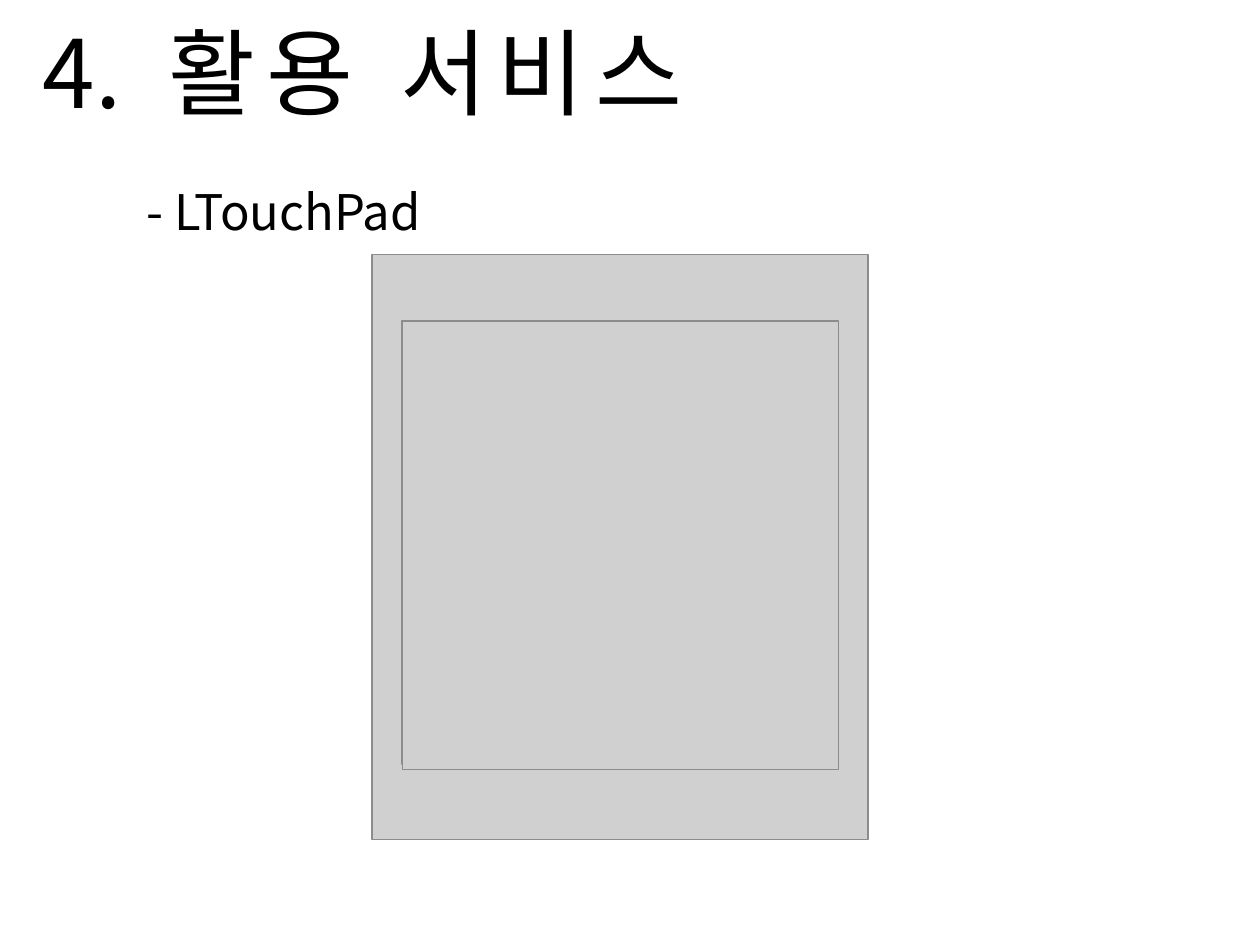
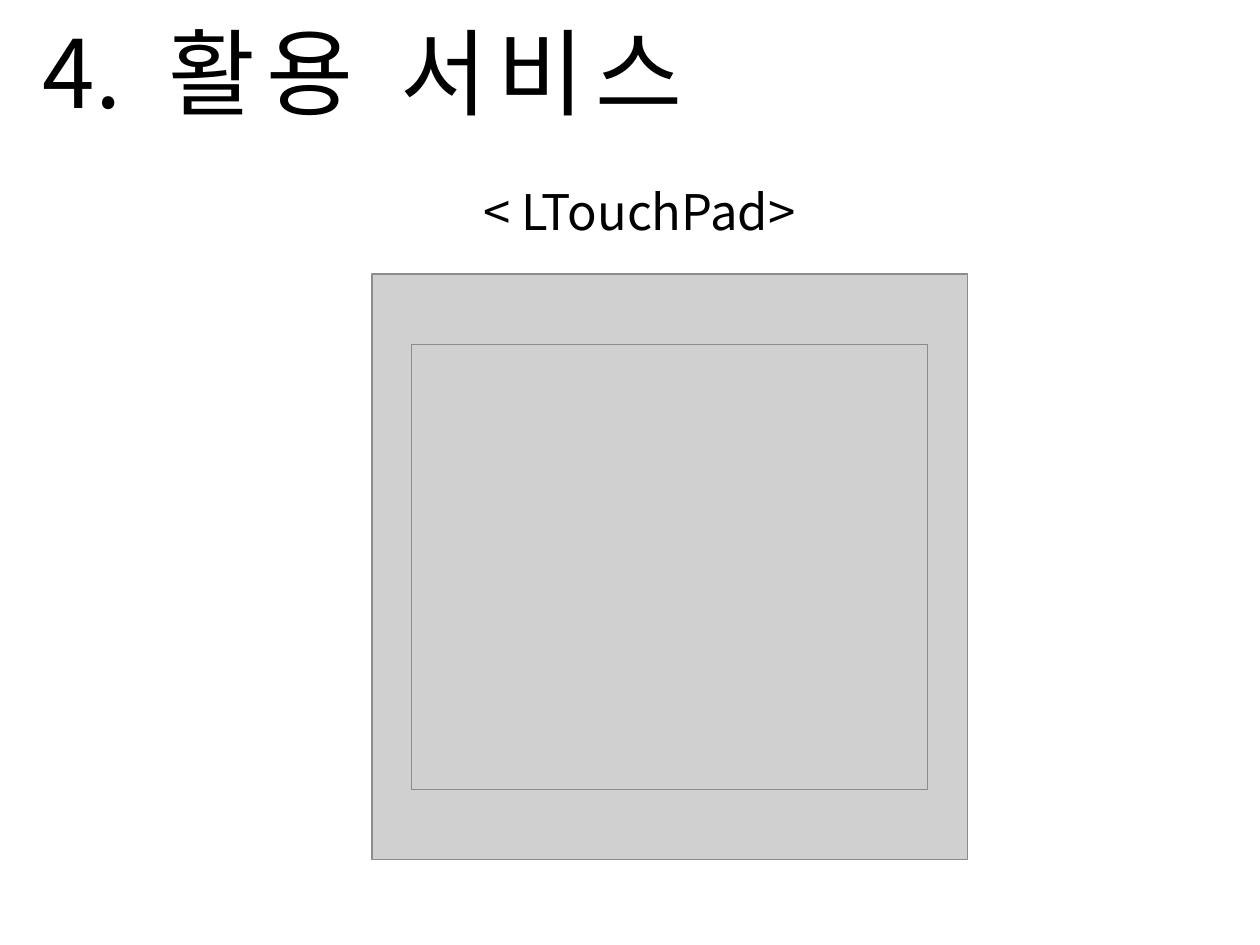
Before and after one commit to Sanghyun-Lee/Android-USB, a slide deck: slide 13 of Documents/presentation doc/Final Presentation/final-presentation.pptx. Drawn at 1260x945 pixels with LibreOffice and Linux fonts; fonts in the diff are those of the drawing; grey boxes stand for pictures; background and template pictures are left out. Boxes give left, top, right and bottom in pixels: in the first picture for what was removed or moved away, otherwise in the second. Text is boxed around its words. In the diff, an @@ line names an element or a change of style, - is before the commit and + after.

```diff
--- a/Documents/presentation doc/Final Presentation/final-presentation.pptx
+++ b/Documents/presentation doc/Final Presentation/final-presentation.pptx
@@ text at [522,191,795,231]: text changed @@
-  - LTouchPad
+  < LTouchPad>
@@ picture: place and size @@
-picture at [372,255,868,840]
+picture at [372,275,966,861]
@@ picture removed at [402,320,834,764] @@
@@ picture: place and size @@
-picture at [402,321,838,770]
+picture at [412,344,927,789]
```
Also in this commit, not shown: 3 other slides changed, 5 other files.
